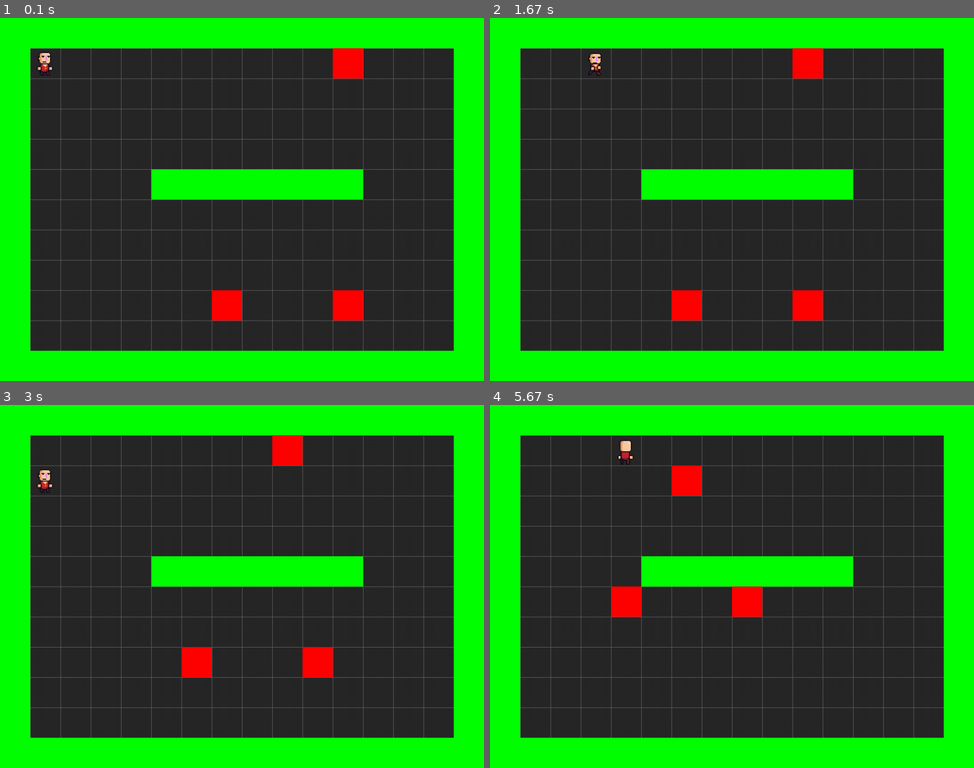
Above: before the commit, frames 1-4 (two rows, left to right).
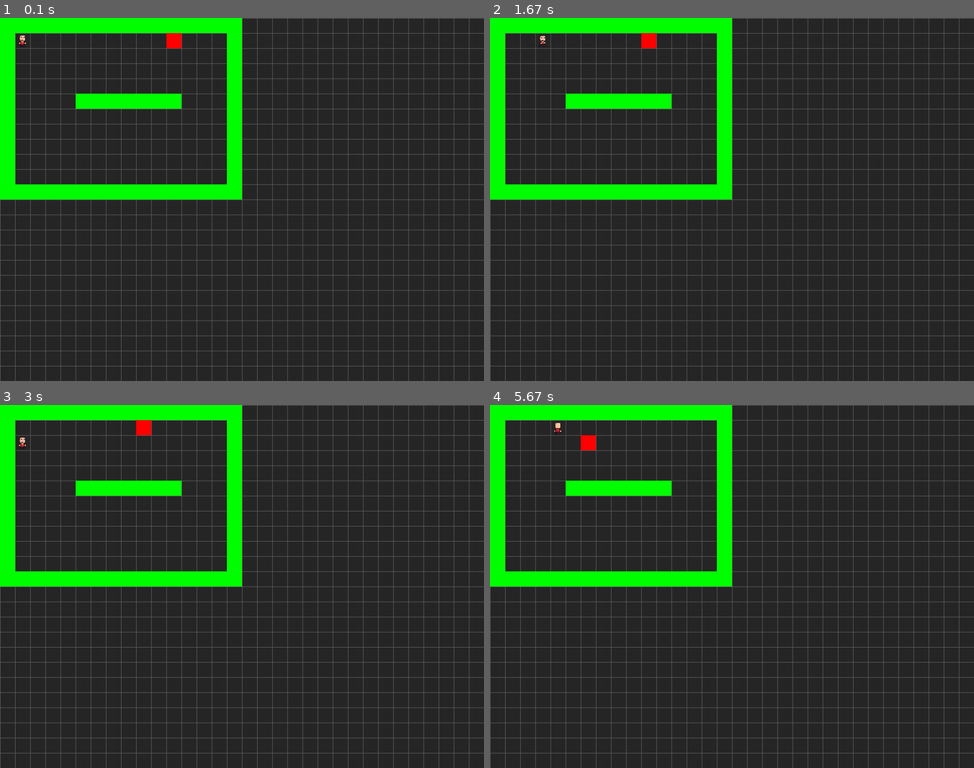
Above: after the commit, the same moments.

Repository: hrshmllw/proglang-pygame
Game: pygame game, started from main.py
Two runs of this game, one before a commit and one after it. Both use one fixed random seed, a clock stepped at 60 frames per second and the inputs below.
Inputs:
- Up to frame 1 (0.1 s): no input
- Up to frame 2 (1.67 s): hold Right 0.33-0.8 s; hold Right 1.17-1.63 s
- Up to frame 3 (3 s): hold Left 1.67-2.2 s; hold Down 2.23-2.53 s
- Up to frame 4 (5.67 s): hold Up 3-3.37 s; hold Right 3.4-4.03 s; hold Down 4.07-4.43 s; hold Left 4.47-4.93 s; hold Right 4.97-5.43 s; hold Up from 5.47 s (still down)

The runs differ from the first frame. In frame 1, 33% of the frame differs, in the area x 0-100%, y 0-100%; in frame 2, 33%; in frame 3, 33%; in frame 4, 34%.

Commit message:
partial attack system

Diff:
--- a/main.py
+++ b/main.py
@@ -79,8 +79,6 @@
                     for mob in self.mobs:
                         mob.move_towards_player(player=(self.player.x, self.player.y))
 
-
-
     def show_start_screen(self):
         pass
 
--- a/map.txt
+++ b/map.txt
@@ -7,6 +7,6 @@
 1..............1
 1..............1
 1..............1
-1......M...M...1
+1..............1
 1..............1
 1111111111111111
--- a/settings.py
+++ b/settings.py
@@ -14,6 +14,6 @@
 FPS = 30
 BGCOLOR = DARKGREY
 
-TILESIZE = 64
+TILESIZE = 32
 GRIDWIDTH = WIDTH/TILESIZE
 GRIDHEIGHT = HEIGHT/TILESIZE
--- a/sprites.py
+++ b/sprites.py
@@ -32,6 +32,9 @@
         self.x = x
         self.y = y
 
+        self.next_move = [(-1, 0), (1, 0), (0, 1), (0, -1)]
+        self.invalid_moves = []
+
     def move(self, dx=0, dy=0, direction=Direction.DOWN):
         if not self.collide_with_walls(dx, dy):
             self.x += dx
@@ -39,6 +42,16 @@
             self.direction = direction
             self.image = self.image_directions[direction]
             self.moves += 1
+            self.invalid_moves = []
+
+            for mob in self.game.mobs:
+                for player_move in self.next_move:
+                    next_player_position = (self.x + player_move[0], self.y + player_move[1])
+
+                    if mob.x == next_player_position[0]+1 and mob.y == next_player_position[1]+1:
+                        self.invalid_moves.append(next_player_position)
+
+            print(self.invalid_moves)
 
     def collide_with_walls(self, dx=0, dy=0):
         for wall in self.game.walls:
@@ -49,6 +62,12 @@
     def update(self):
         self.rect.x = self.x * TILESIZE
         self.rect.y = self.y * TILESIZE
+
+        invalid_image = pg.image.load("assets/invalid.png")
+        invalid_image = pg.transform.scale(invalid_image, (TILESIZE, TILESIZE))
+
+        for move in self.invalid_moves:
+            self.game.screen.blit(invalid_image, (move[0]*TILESIZE, move[1]*TILESIZE))
 
 class Mob(pg.sprite.Sprite):
     def __init__(self, game, x, y):
@@ -72,21 +91,6 @@
         neighbors = [node for node in neighbors if not self.collide_with_walls(node)]
         return neighbors
 
-    # def breadth_first_search(self, player):
-    #     start = (self.x, self.y)
-    #     frontier = deque()
-    #     frontier.append(start)
-    #     path = {}
-    #     while len(frontier) > 0:
-    #         current = frontier.popleft()
-    #         if current == player:
-    #             break
-    #         for next in self.find_neighbors(current):
-    #             if next not in path:
-    #                 frontier.append(next)
-    #                 path[next] = (current[0] - next[0], current[1] - next[1])
-    #     return path
-
     def breadth_first_search(self, start, end, path=[], exclude=[]):
         if start == end:
             return path
@@ -105,16 +109,14 @@
                 continue
             d = abs(neighbor[0] - end[0]) + abs(neighbor[1] - end[1])
             neighbors_d[neighbor] = d
+        if not neighbors_d:
+            return {}
         min_d = min(neighbors_d, key=neighbors_d.get)
-        print("Possible neighbors: {}".format(neighbors_d))
-
         path.append(min_d)
         return self.breadth_first_search(min_d, end, path)
 
     def move_towards_player(self, player):
         current = (self.x, self.y)
-
-        print("Player: {}, Mob: {}".format(player, current))
 
         path = self.breadth_first_search(current, player, path=[])
         if len(path) > 0:
@@ -122,29 +124,6 @@
             if not (next[0] == player[0] and next[1] == player[1]):
                 self.x = path[0][0]
                 self.y = path[0][1]
-
-
-#    def move_towards_player(self, player_x, player_y):
-#         shortest_distance = (HEIGHT*WIDTH)/TILESIZE
-#         best_direction = None
-#         # check_if_wall = False
-
-#         for key, value in mob_directions.items():
-#             new_position = (self.x + value[0], self.y + value[1])
-#             if self.collide_with_walls(dx=new_position[0], dy=new_position[1]):
-#                 continue
-#             d = sqrt((player_x-new_position[0])**2+(player_y-new_position[1])**2)
-#             if d < shortest_distance:
-#                 shortest_distance = d
-#                 best_direction = key
-#             print(d)
-#             print(shortest_distance)
-#             print(best_direction)
-
-#         if best_direction != None:
-#             self.x += mob_directions[best_direction][0]
-#             self.y += mob_directions[best_direction][1]
-#             print("{},{}".format(self.x, self.y))
 
     def collide_with_walls(self, node):
         for wall in self.game.walls:
Binary file added: assets/invalid.png
